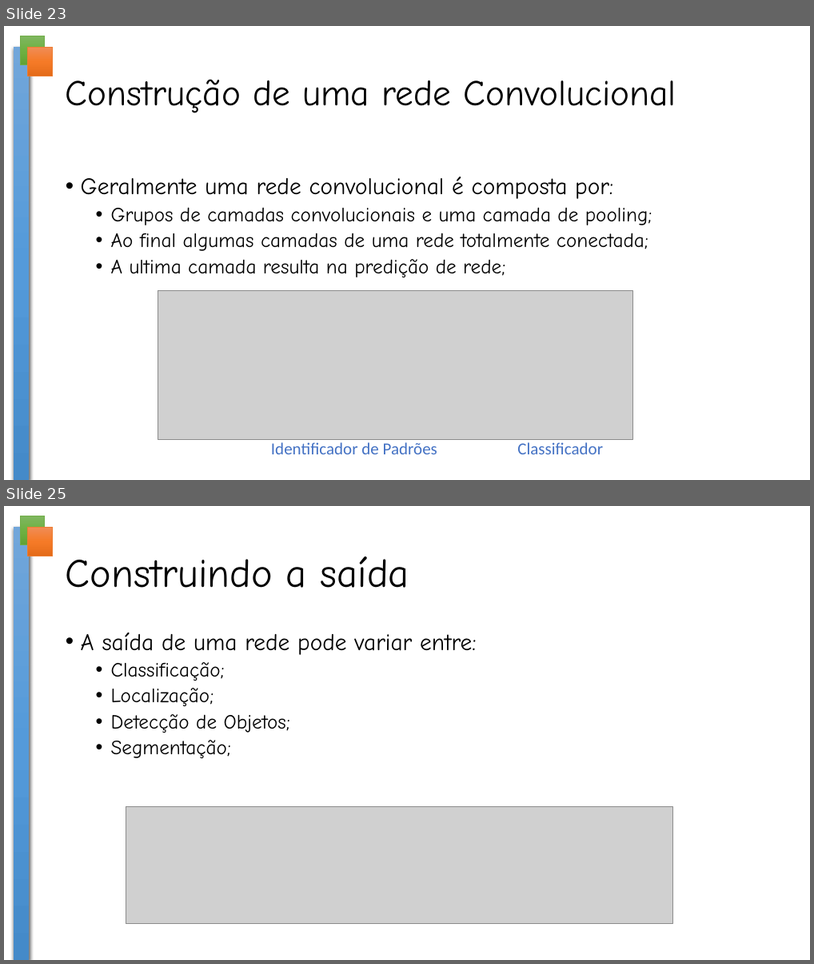
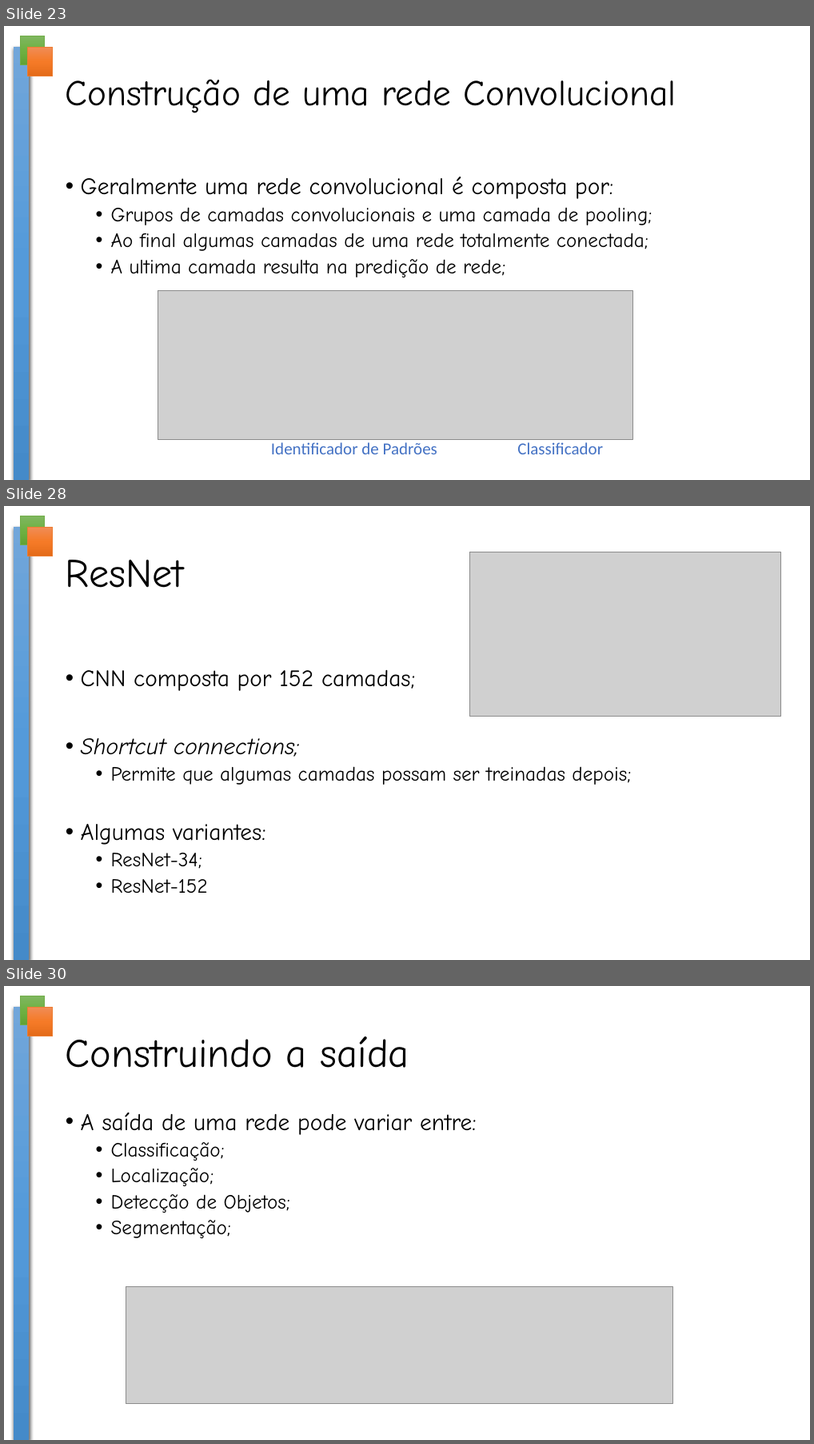
Before and after one commit to crazynds/FindHumanTouchIA, a slide deck: docs/Redes Neuras em Visão Computacional.pptx. Shown one above the other, each under a label of ours: slides 23 and 25 before the commit, slides 23, 28 and 30 after it; the slides between them are not shown. The pictures are 814x964 and 814x1444 pixels, drawn with LibreOffice and Linux fonts; fonts in the diff are those of the drawing; grey boxes stand for pictures; background and template pictures are left out. Boxes give left, top, right and bottom in pixels: in the first picture for what was removed or moved away, otherwise in the second. Text is boxed around its words. In the diff, an @@ line names an element or a change of style, - is before the commit and + after.

```diff
--- a/docs/Redes Neuras em Visão Computacional.pptx
+++ b/docs/Redes Neuras em Visão Computacional.pptx
@@ slide 28 added at (x1=4, y1=506, x2=810, y2=960), background #FFFFFF; not listed: 3 template elements that a slide beside it also shows @@
@@ picture added at (x1=470, y1=552, x2=782, y2=716) @@
@@ title added at (x1=66, y1=560, x2=184, y2=588), 48 pt, text #000000 @@
+ResNet
@@ text added at (x1=81, y1=670, x2=631, y2=892), 24 pt, text #000000 @@
+• CNN composta por 152 camadas;
+• Shortcut connections;
+  • Permite que algumas camadas possam ser treinadas depois;
+• Algumas variantes:
+  • ResNet-34;
+  • ResNet-152
@@ what was slide 25 is now slide 30 @@
```
Also in this commit, not shown: 3 slides changed, 6 other slides added, 2 slides removed, 5 other files.
